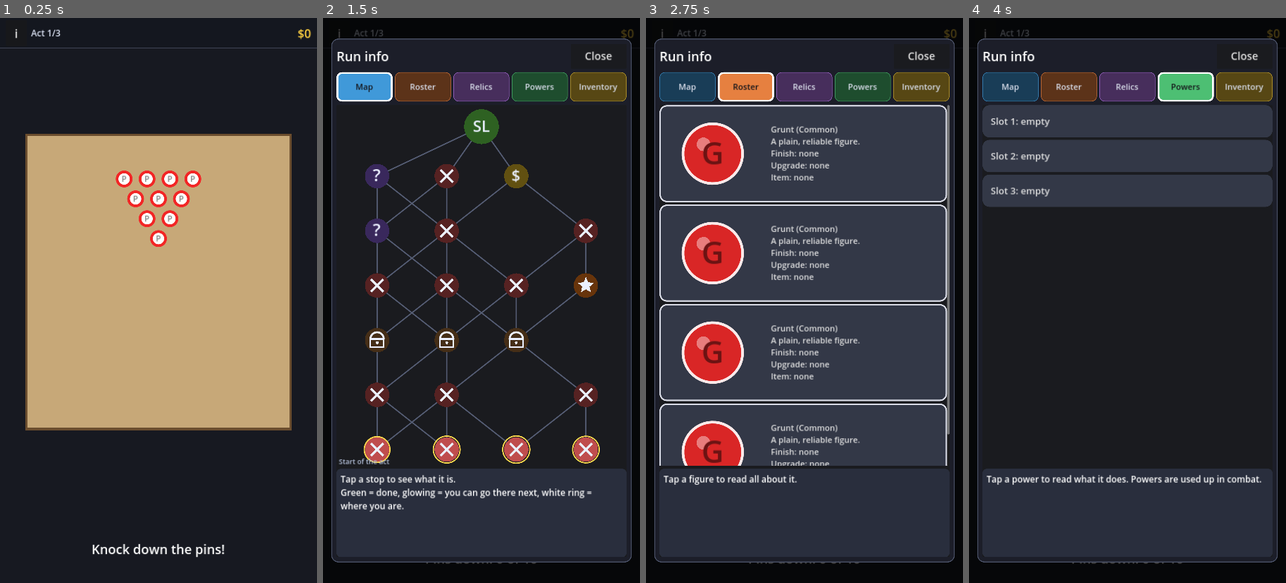
Above: before the commit, frames 1-4 (left to right).
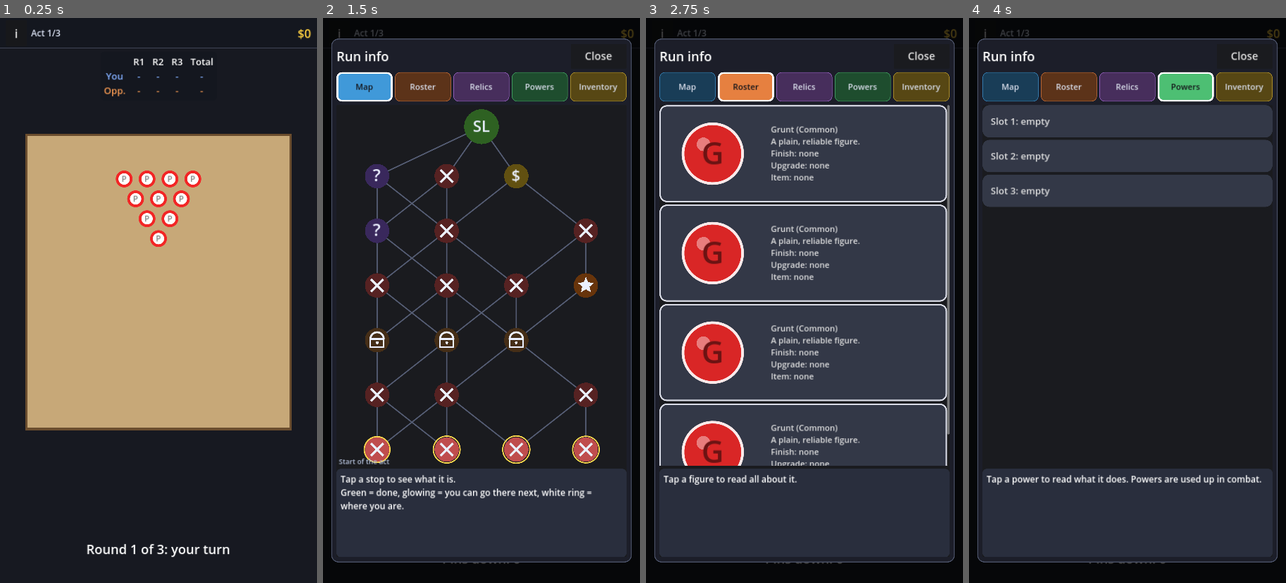
Above: after the commit, the same moments.

Repository: codercroft/Flick-Figures
Game: Godot game, scene res://scenes/events/bowling.tscn
Same seed, same stepped clock (60 frames per second), same inputs: the game is played once before the commit and once after it. This scene is started directly instead of the project's main scene.
Inputs:
- Up to frame 1 (0.25 s): no input
- Up to frame 2 (1.5 s): click "i" at 0.5 s; click "Map" at 1.25 s
- Up to frame 3 (2.75 s): click "Roster" at 2 s
- Up to frame 4 (4 s): click "Relics" at 2.75 s; click "Powers" at 3.5 s

The runs differ from the first frame. In frame 1, 0.7% of the frame differs, in the area x 27-73%, y 7-96%; in frame 2, less than 0.1%; in frame 3, less than 0.1%; in frame 4, less than 0.1%.

Commit message:
Minigame balance: heavy Bocce/Curling Grunts, coin-flip first throw, Bowling vs the AI
Bocce and Curling Grunts are 3.5x heavier (flick power raised to match, so they travel as before) with low
bounce so a hit stone is nudged; a coin flip decides who throws first. Bowling is now a 3-round match against
the AI (two flicks each per round, pins reset between turns, scoreboard, tie goes to the player) with a
slower, heavier ball, and pays/penalizes like the other contests.

Co-Authored-By: Claude Sonnet 5.5 <noreply@anthropic.com>
Claude-Session: https://claude.ai/code/session_01CJYKLDzyQUZGsZgothDQCe

Diff:
--- a/scripts/events/bowling_minigame.gd
+++ b/scripts/events/bowling_minigame.gd
@@ -1,9 +1,24 @@
 class_name BowlingMinigame
 extends Minigame
-## Bowling (solo, never a penalty): ten small white pins stand in a triangle at the top of the table.
-## You get two flicks with a Grunt (the ball leaves after each flick). A pin counts as knocked over once
-## it has moved more than `moved_threshold` px from its spot or left the table. The prize grows with
-## the pins (MinigameConfig); a strike or spare also gives a random power.
+## Bowling against the AI: ten small white pins stand in a triangle at the top of the table. There are
+## `rounds` rounds. In each, you flick a heavy, slow ball twice at the pins; then the pins reset and the
+## AI flicks twice; then they reset again. A pin counts as knocked over once it has moved more than
+## `moved_threshold` px from its spot or left the table. After the last round the higher total wins
+## (a tie goes to you). A win pays money plus a random item; a loss makes the next fight harder.
+
+@export_group("Match")
+@export var rounds := 3
+## Flicks each side takes per round.
+@export var flicks := 2
+@export var player_color := Color(0.3, 0.55, 1.0)
+@export var opponent_color := Color(0.95, 0.5, 0.15)
+
+@export_group("Ball")
+## The ball is a Grunt this many times heavier than normal...
+@export var ball_mass_multiplier := 1.6
+## ...with this flick power (a normal Grunt is 1.0). Its launch speed is 2400 x power / mass multiplier,
+## so the defaults give about 1200 px/s: a full pull rolls roughly 790 px, enough to reach the back pins.
+@export var ball_flick_power := 0.8
 
 @export_group("Pins")
 @export var pin_radius := 28.0
@@ -16,12 +31,23 @@
 @export var pin_top_margin := 150.0
 ## A pin that moves farther than this (px) counts as knocked over.
 @export var moved_threshold := 30.0
-@export var flicks := 2
-@export var ball_color := Color(0.3, 0.55, 1.0)
-
+## Seconds the result of a turn is shown before the pins reset.
+@export var reset_pause := 1.4
+
+@export_group("Opponent")
+## How near (px) a pin must be to a predicted slide path for the AI to expect it to be knocked over.
+@export var ai_chain_reach := 70.0
+## Value of a pin the AI expects to hit directly, to knock into others, and to be swept by the ball.
+@export var ai_hit_value := 1.0
+@export var ai_chain_value := 0.8
+@export var ai_sweep_value := 0.6
+
+var ai := MinigameAI.new()
 var _pins: Array[Figure] = []
 var _starts: Array[Vector2] = []
 var _down: Array[bool] = []
+var _scores := {Figure.Team.PLAYER: [], Figure.Team.ENEMY: []}  # pins down per round
+var _cells: Array[Label] = []  # the scoreboard (3 rows x (rounds + 2) columns)
 
 
 func _draw_overlay() -> void:
@@ -32,28 +58,58 @@
 
 
 func _run() -> void:
-	_spawn_pins()
-	status_label.text = "Knock down the pins!"
-	await get_tree().create_timer(0.6).timeout
-	var ball_data := colored_grunt(ball_color)
-	var first_flick_down := 0
-	for flick in flicks:
-		var ball := spawn_figure(ball_data, Figure.Team.PLAYER, free_launch_point())
-		await request_flick(ball, "Flick %d of %d: drag anywhere\nPins down: %d of %d" % [flick + 1, flicks, _count_down(), _pins.size()])
-		await wait_until_settled()
-		_update_down()
-		overlay.queue_redraw()
-		if flick == 0:
-			first_flick_down = _count_down()
-		# The ball rolls away so it does not block the next flick.
-		figures_root.remove_child(ball)
-		ball.queue_free()
-		if _count_down() >= _pins.size():
-			break
-	_judge(first_flick_down)
-
-
-func _spawn_pins() -> void:
+	ai.name = "AI"
+	ai.power_step = 0.04
+	add_child(ai)
+	_build_scoreboard()
+	var player_data := _ball_data(player_color)
+	var opponent_data := _ball_data(opponent_color)
+	for round_number in rounds:
+		for team in [Figure.Team.PLAYER, Figure.Team.ENEMY]:
+			_reset_pins()
+			var mine: bool = team == Figure.Team.PLAYER
+			var who := "Your" if mine else "Opponent's"
+			status_label.text = "Round %d of %d: %s turn" % [round_number + 1, rounds, who.to_lower()]
+			await get_tree().create_timer(0.6).timeout
+			for flick in flicks:
+				var ball := spawn_figure(player_data if mine else opponent_data, team, free_launch_point())
+				if mine:
+					await request_flick(ball, "Round %d: your flick %d of %d\nPins down: %d" % [round_number + 1, flick + 1, flicks, _count_down()])
+				else:
+					await _opponent_flick(ball)
+				await wait_until_settled()
+				_update_down()
+				overlay.queue_redraw()
+				figures_root.remove_child(ball)  # the ball rolls away so it does not block the next flick
+				ball.queue_free()
+				if _count_down() >= _pins.size():
+					break
+			_scores[team].append(_count_down())
+			_update_scoreboard()
+			status_label.text = "%s pins: %d" % [who, _count_down()]
+			await get_tree().create_timer(reset_pause).timeout
+	_judge()
+
+
+func _ball_data(color: Color) -> FigureData:
+	var data := colored_grunt(color)
+	data.mass *= ball_mass_multiplier
+	data.flick_power_multiplier = ball_flick_power
+	return data
+
+
+# --- Pins -------------------------------------------------------------------------
+
+## Stands up a fresh set of ten pins (the old ones, standing or not, are removed).
+func _reset_pins() -> void:
+	for pin in _pins:
+		if is_instance_valid(pin):
+			if pin.get_parent() != null:
+				pin.get_parent().remove_child(pin)
+			pin.queue_free()
+	_pins.clear()
+	_starts.clear()
+	_down.clear()
 	var data := make_data("Pin", "", Color.WHITE, pin_radius, pin_mass)
 	var row_height := pin_spacing * 0.866
 	for k in pin_rows:
@@ -65,6 +121,7 @@
 			_pins.append(pin)
 			_starts.append(pin.position)
 			_down.append(false)
+	overlay.queue_redraw()
 
 
 func _update_down() -> void:
@@ -83,18 +140,128 @@
 	return count
 
 
-func _judge(first_flick_down: int) -> void:
-	var down := _count_down()
-	var total := _pins.size()
-	var title := "%d pin%s" % [down, "" if down == 1 else "s"]
-	var color := Color.WHITE
-	var clear := down >= total
-	if clear:
-		title = "Strike!" if first_flick_down >= total else "Spare!"
-		color = Color(1.0, 0.82, 0.25)
-	var table := config().bowling_money_by_pins
-	var money: int = table[clampi(down, 0, table.size() - 1)] if not table.is_empty() else 0
-	var kind := "power" if clear and config().bowling_power_on_clear else ""
-	var reward := give_reward(money, kind)
-	var lines: Array[String] = ["Pins knocked over: %d of %d" % [down, total], reward]
-	show_result(title, color, lines, kind != "")
+# --- The opponent -------------------------------------------------------------------
+
+func _opponent_flick(ball: Figure) -> void:
+	status_label.text = "Opponent's flick..."
+	await get_tree().physics_frame  # let the physics server know the new body before casting shots
+	await get_tree().physics_frame
+	await get_tree().create_timer(config().ai_think_time).timeout
+	var points: Array[Vector2] = []
+	var standing := Vector2.ZERO
+	for i in _pins.size():
+		if not _down[i] and alive(_pins[i]):
+			points.append(_pins[i].global_position)
+			standing += _pins[i].global_position
+	if points.is_empty():
+		points.append(board_rect.get_center())
+	else:
+		points.append(standing / points.size())
+	var impulse := ai.choose(ball, board_rect, full_force(ball), points, _score_shot, config().ai_accuracy,
+			config().ai_power_error)
+	if impulse == Vector2.ZERO:
+		impulse = Vector2.UP * full_force(ball) * 0.6
+	ball.launch(impulse)
+
+
+## How many pins a predicted flick should knock over: the pin it hits, the pins that pin slides into,
+## and the pins the ball itself sweeps after the hit (rough, but it favors hitting the cluster head on).
+func _score_shot(moved: Dictionary) -> float:
+	var score := 0.0
+	var ball_end := Vector2.INF
+	var hit_from := Vector2.INF
+	for i in _pins.size():
+		if not alive(_pins[i]) or not moved.has(_pins[i]):
+			continue
+		hit_from = _pins[i].global_position
+		var end: Vector2 = moved[_pins[i]]
+		if not _down[i]:
+			score += ai_hit_value
+		if end == Vector2.INF:
+			end = hit_from + Vector2.UP * 500.0
+		for j in _pins.size():
+			if j != i and not _down[j] and alive(_pins[j]) and not moved.has(_pins[j]):
+				var closest := Geometry2D.get_closest_point_to_segment(_pins[j].global_position, hit_from, end)
+				if closest.distance_to(_pins[j].global_position) <= ai_chain_reach:
+					score += ai_chain_value
+	for figure in moved:
+		if figure.data.display_name != "Pin" and hit_from != Vector2.INF and moved[figure] != Vector2.INF:
+			ball_end = moved[figure]
+	if ball_end != Vector2.INF:
+		for j in _pins.size():
+			if not _down[j] and alive(_pins[j]) and not moved.has(_pins[j]):
+				var closest := Geometry2D.get_closest_point_to_segment(_pins[j].global_position, hit_from, ball_end)
+				if closest.distance_to(_pins[j].global_position) <= ai_chain_reach * 0.8:
+					score += ai_sweep_value
+	return score
+
+
+# --- Scoreboard and result -------------------------------------------------------------
+
+## A small table under the status bar: a row per side, a column per round, then the total.
+func _build_scoreboard() -> void:
+	var layer := CanvasLayer.new()
+	add_child(layer)
+	var panel := PanelContainer.new()
+	panel.anchor_left = 0.5
+	panel.anchor_right = 0.5
+	panel.offset_top = TopBar.height() + 10.0
+	panel.grow_horizontal = Control.GROW_DIRECTION_BOTH
+	var box := StyleBoxFlat.new()
+	box.bg_color = Color(0.08, 0.09, 0.12, 0.9)
+	box.set_corner_radius_all(14)
+	box.set_content_margin_all(12)
+	panel.add_theme_stylebox_override("panel", box)
+	panel.mouse_filter = Control.MOUSE_FILTER_IGNORE
+	var grid := GridContainer.new()
+	grid.columns = rounds + 2
+	grid.add_theme_constant_override("h_separation", 26)
+	grid.add_theme_constant_override("v_separation", 4)
+	panel.add_child(grid)
+	var header: Array[String] = [""]
+	for r in rounds:
+		header.append("R%d" % (r + 1))
+	header.append("Total")
+	var rows: Array = [header, ["You"], ["Opp."]]
+	for row in 3:
+		for column in rounds + 2:
+			var label := Label.new()
+			label.add_theme_font_size_override("font_size", 32)
+			label.horizontal_alignment = HORIZONTAL_ALIGNMENT_CENTER
+			label.text = rows[row][column] if column < rows[row].size() else "-"
+			if row == 1:
+				label.add_theme_color_override("font_color", player_color.lightened(0.3))
+			elif row == 2:
+				label.add_theme_color_override("font_color", opponent_color.lightened(0.2))
+			grid.add_child(label)
+			_cells.append(label)
+	layer.add_child(panel)
+
+
+func _update_scoreboard() -> void:
+	var columns := rounds + 2
+	for row in 2:
+		var team: Figure.Team = Figure.Team.PLAYER if row == 0 else Figure.Team.ENEMY
+		var list: Array = _scores[team]
+		var total := 0
+		for r in rounds:
+			_cells[(row + 1) * columns + 1 + r].text = str(list[r]) if r < list.size() else "-"
+			if r < list.size():
+				total += list[r]
+		_cells[(row + 1) * columns + columns - 1].text = str(total)
+
+
+func _total(team: Figure.Team) -> int:
+	var total := 0
+	for pins in _scores[team]:
+		total += pins
+	return total
+
+
+func _judge() -> void:
+	var mine := _total(Figure.Team.PLAYER)
+	var theirs := _total(Figure.Team.ENEMY)
+	var lines: Array[String] = ["Total pins: you %d, opponent %d" % [mine, theirs]]
+	if mine == theirs:
+		lines.append("A tie goes to you.")
+	conclude_contest(1 if mine >= theirs else -1, lines)
--- a/scripts/events/versus_minigame.gd
+++ b/scripts/events/versus_minigame.gd
@@ -1,6 +1,6 @@
 class_name VersusMinigame
 extends Minigame
-## Shared rules of Bocce and Curling: you and an AI opponent take turns flicking Grunts (you first).
+## Shared rules of Bocce and Curling: you and an AI opponent take turns flicking heavy Grunts (a coin flip decides who goes first).
 ## When all are flicked and settled, whoever has the Grunt closest to the goal wins. A win pays money
 ## plus one random item (MinigameConfig); a loss makes the next fight harder (the minigame penalty).
 ## Subclasses give the goal point (`_goal()`), the table look and any setup.
@@ -10,16 +10,25 @@
 @export var stones_each := 3
 @export var player_color := Color(0.3, 0.55, 1.0)
 @export var opponent_color := Color(0.95, 0.5, 0.15)
+## How long the coin-flip result is shown at the start (seconds).
+@export var coin_flip_seconds := 1.8
 ## The opponent starts from the top edge (Bocce) instead of the bottom (Curling).
 @export var opponent_from_top := false
 ## Distances are capped at this many px when scoring shots, so a shot that loses a stone is bad but finite.
 @export var distance_cap := 3000.0
+## The Grunts are this many times heavier than a normal Grunt, and flick this much harder to match, so
+## they travel as far as ever but a hit stone is nudged rather than blasted away.
+@export var stone_mass_multiplier := 3.5
+## Bounce of the Grunts (a normal Grunt is 0.7). Colliding bodies add their bounces, so a low value makes
+## a hit stone take about half the hitter's speed instead of nearly all of it (equal masses alone would not).
+@export_range(0.0, 1.0) var stone_bounce := 0.1
 
 var ai := MinigameAI.new()
 var stones: Array[Figure] = []
 var _player_data: FigureData
 var _opponent_data: FigureData
 var _thrown := {Figure.Team.PLAYER: 0, Figure.Team.ENEMY: 0}  # flicks taken by each side
+var _player_first := true
 var _judged := false
 var _closest_player := INF
 var _closest_opponent := INF
@@ -53,17 +62,30 @@
 func _run() -> void:
 	ai.name = "AI"
 	add_child(ai)
-	_player_data = colored_grunt(player_color)
-	_opponent_data = colored_grunt(opponent_color)
+	_player_data = heavy_grunt(player_color)
+	_opponent_data = heavy_grunt(opponent_color)
+	_player_first = randf() < 0.5
+	status_label.text = "Coin flip: %s" % ("you throw first!" if _player_first else "the opponent throws first.")
+	await get_tree().create_timer(coin_flip_seconds).timeout
 	await _setup_table()
 	for i in stones_each * 2:
-		if i % 2 == 0:
+		if (i % 2 == 0) == _player_first:
 			await _player_throw()
 		else:
 			await _opponent_throw()
 		await wait_until_settled()
 		await _after_throw()
 	_judge()
+
+
+## A Grunt copy for this match: heavy, with the flick power raised by the same factor (same speed as a
+## normal Grunt's flick) and low bounce.
+func heavy_grunt(color: Color) -> FigureData:
+	var data := colored_grunt(color)
+	data.mass *= stone_mass_multiplier
+	data.flick_power_multiplier *= stone_mass_multiplier
+	data.bounce = stone_bounce
+	return data
 
 
 func _left(team: Figure.Team) -> int:
--- a/scripts/minigame_config.gd
+++ b/scripts/minigame_config.gd
@@ -21,10 +21,3 @@
 @export_range(0.0, 1.0) var golf_ai_accuracy := 0.7
 ## Random error on the golf opponent's power (0.04 = up to 4%).
 @export var golf_ai_power_error := 0.04
-
-@export_group("Bowling")
-## Money by number of pins knocked over (entry 0 = none, entry 10 = all ten). Smaller than the
-## contests above.
-@export var bowling_money_by_pins: Array[int] = [0, 0, 1, 1, 1, 2, 2, 3, 3, 4, 5]
-## A strike (all ten with the first flick) or a spare (all ten with two) also gives a random power.
-@export var bowling_power_on_clear := true
Not shown, changed: CLAUDE.md
